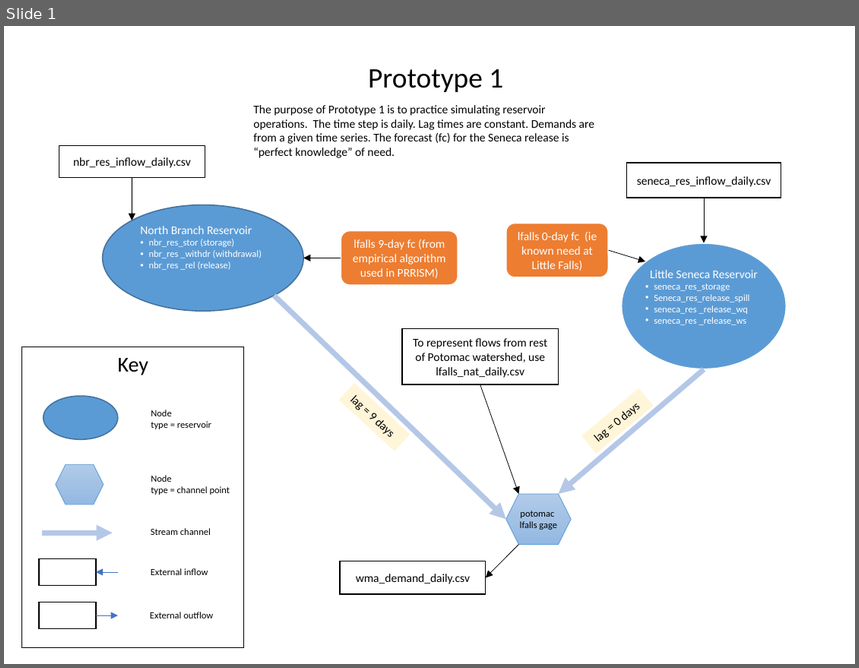
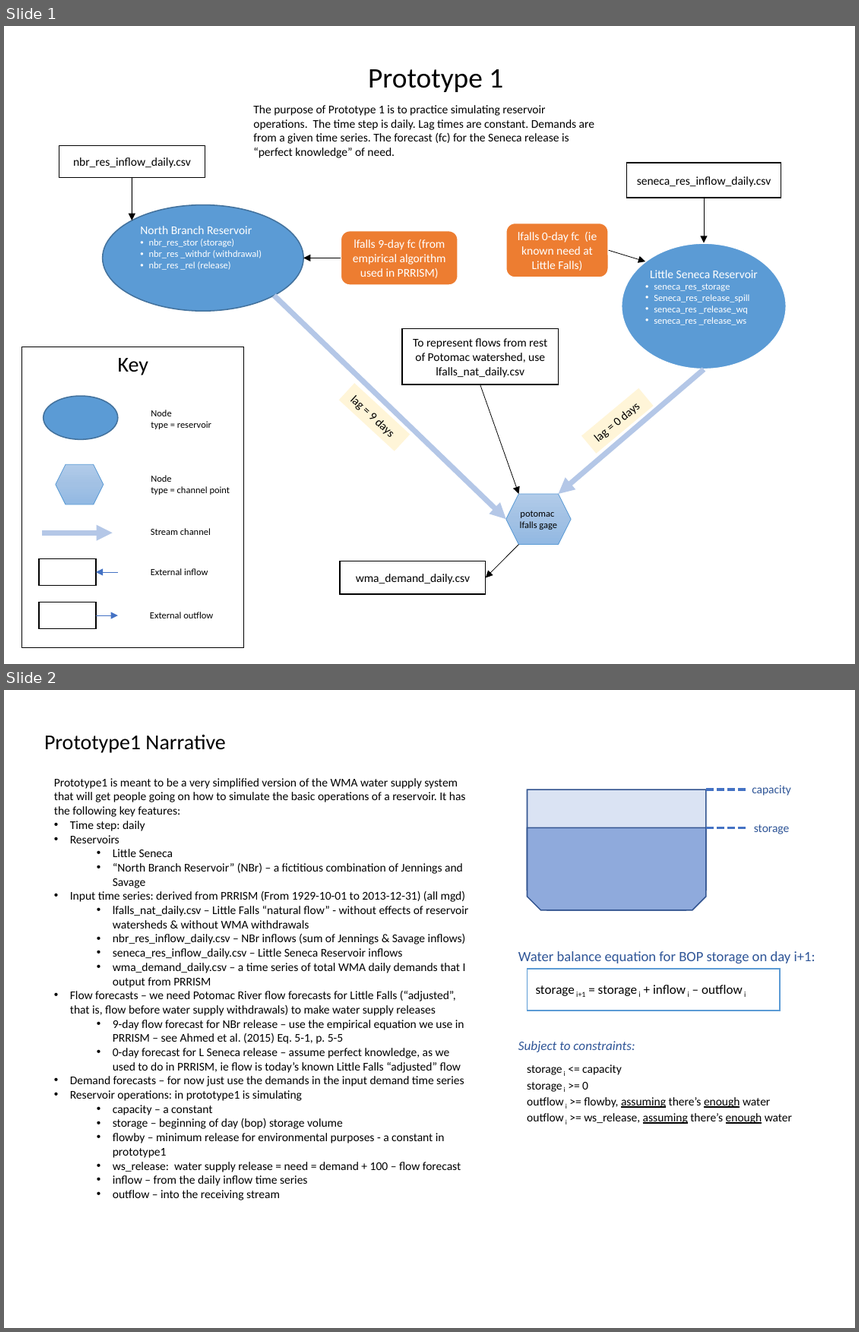
Before and after one commit to InterstateCommissionPotomacRiverBasin/prototype1, a slide deck: prototype1.pptx. Shown one above the other, each under a label of ours: slide 1 before the commit, slides 1 and 2 after it. The pictures are 859x668 and 859x1332 pixels, drawn with LibreOffice and Linux fonts; fonts in the diff are those of the drawing. Boxes give left, top, right and bottom in pixels: in the first picture for what was removed or moved away, otherwise in the second. Text is boxed around its words. In the diff, an @@ line names an element or a change of style, - is before the commit and + after.

Commit message:
Narrative description of prototype1 added

```diff
--- a/prototype1.pptx
+++ b/prototype1.pptx
@@ slide 2 added at (4,690,855,1328), background #FFFFFF @@
@@ text added at (44,734,225,753), 18 pt, text #000000 @@
+Prototype1 Narrative
@@ text added at (54,778,468,1201), 10 pt, text #000000 @@
+Prototype1 is meant to be a very simplified version of the WMA water supply system that will get people going on how to simulate the basic operations of a reservoir. It has the following key features:
+• Time step: daily
+• Reservoirs
+  • Little Seneca
+  • “North Branch Reservoir” (NBr) – a fictitious combination of Jennings and Savage
+• Input time series: derived from PRRISM (From 1929-10-01 to 2013-12-31) (all mgd)
+  • lfalls_nat_daily.csv – Little Falls “natural flow” - without effects of reservoir watersheds & without WMA withdrawals
+  • nbr_res_inflow_daily.csv – NBr inflows (sum of Jennings & Savage inflows)
+  • seneca_res_inflow_daily.csv – Little Seneca Reservoir inflows
+  • wma_demand_daily.csv – a time series of total WMA daily demands that I output from PRRISM
+• Flow forecasts – we need Potomac River flow forecasts for Little Falls (“adjusted”, that is, flow before water supply withdrawals) to make water supply releases
+  • 9-day flow forecast for NBr release – use the empirical equation we use in PRRISM – see Ahmed et al. (2015) Eq. 5-1, p. 5-5
+  • 0-day forecast for L Seneca release – assume perfect knowledge, as we used to do in PRRISM, ie flow is today’s known Little Falls “adjusted” flow
+• Demand forecasts – for now just use the demands in the input demand time series
+• Reservoir operations: in prototype1 is simulating
+  • capacity – a constant
+  • storage – beginning of day (bop) storage volume
+  • flowby – minimum release for environmental purposes - a constant in prototype1
+  • ws_release: water supply release = need = demand + 100 – flow forecast
+  • inflow – from the daily inflow time series
+  • outflow – into the receiving stream
@@ snip same rect added at (528,790,706,910), fill #DAE3F3, outline #325491 1 pt @@
@@ line added from (706, 790) to (746, 790), #4472C4 2.25 pt dashed @@
@@ text added at (752,785,791,796), 10 pt, text #2F5597 @@
+capacity
@@ text added at (754,825,790,834), 10 pt, text #2F5597 @@
+storage
@@ snip same rect added at (528,828,706,910), fill #8FAADC, outline #325491 1 pt @@
@@ line added from (706, 828) to (746, 828), #4472C4 2.25 pt dashed @@
@@ text added at (519,951,816,964), 12 pt, text #2F5597 @@
+Water balance equation for BOP storage on day i+1:
@@ rectangle added at (528,969,780,1011), fill #FFFFFF, outline #5B9BD5 1 pt, 11 pt, text #000000 @@
+storage i+1 = storage i + inflow i – outflow i
@@ text added at (519,1041,635,1053), 11 pt, text #2F5597, italic @@
+Subject to constraints:
@@ text added at (527,1065,792,1127), 10 pt, text #000000 @@
+storage i <= capacity
+storage i >= 0
+outflow i >= flowby, assuming there’s enough water
+outflow i >= ws_release, assuming there’s enough water
```
